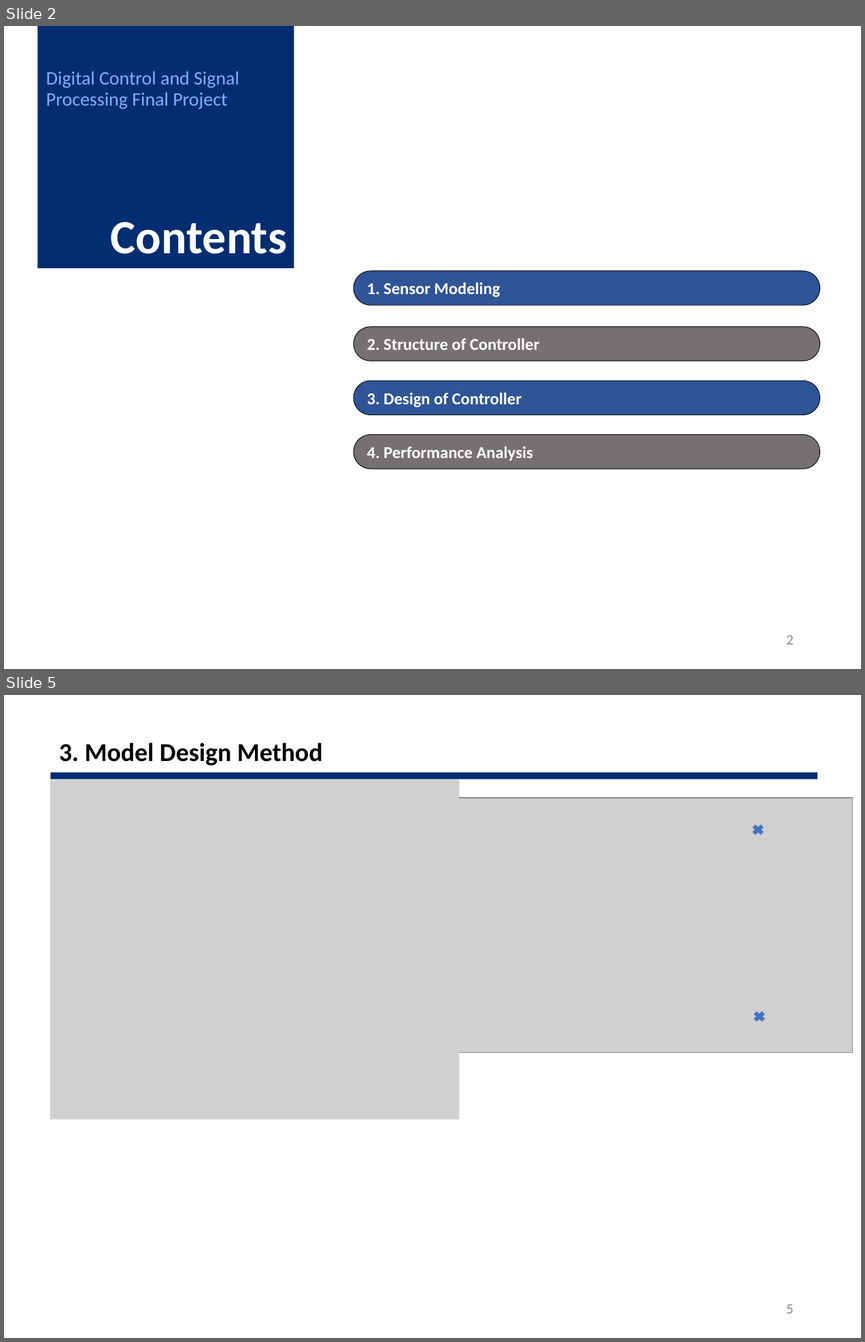
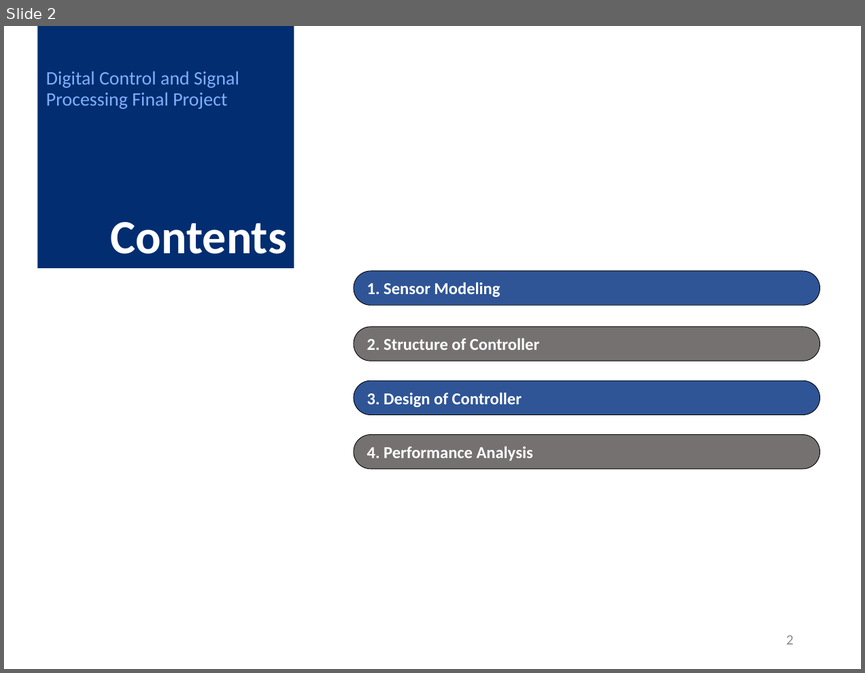
Before and after one commit to 22200576-JUYOUNG-LEE/DCSP_FINAL, a slide deck: 0603_Good/ppt/DCSP_0603.pptx. Shown one above the other, each under a label of ours: slides 2 and 5 before the commit, slide 2 after it; the slides between them are not shown. The pictures are 865x1342 and 865x673 pixels, drawn with LibreOffice and Linux fonts; fonts in the diff are those of the drawing; grey boxes stand for pictures. Boxes give left, top, right and bottom in pixels: in the first picture for what was removed or moved away, otherwise in the second. Text is boxed around its words. In the diff, an @@ line names an element or a change of style, - is before the commit and + after.

```diff
--- a/0603_Good/ppt/DCSP_0603.pptx
+++ b/0603_Good/ppt/DCSP_0603.pptx
@@ slide 5 removed at bbox=[4, 695, 861, 1338], background #FFFFFF @@
@@ title removed at bbox=[59, 743, 323, 766] @@
-3. Model Design Method
@@ rectangle removed at bbox=[50, 772, 817, 779] @@
@@ picture removed at bbox=[50, 780, 459, 1119] @@
@@ picture removed at bbox=[366, 798, 852, 1052] @@
@@ cross removed at bbox=[751, 824, 766, 836] @@
@@ cross removed at bbox=[752, 1011, 766, 1023] @@
@@ page number removed at bbox=[786, 1304, 793, 1313] @@
-5
```
Also in this commit, not shown: 4 slides changed, 2 slides added, 28 other files.
